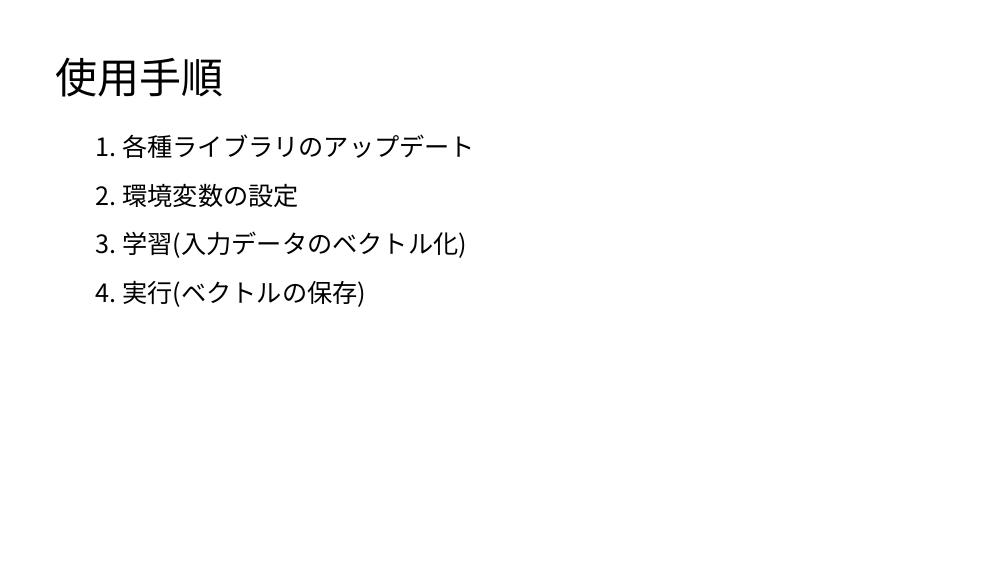
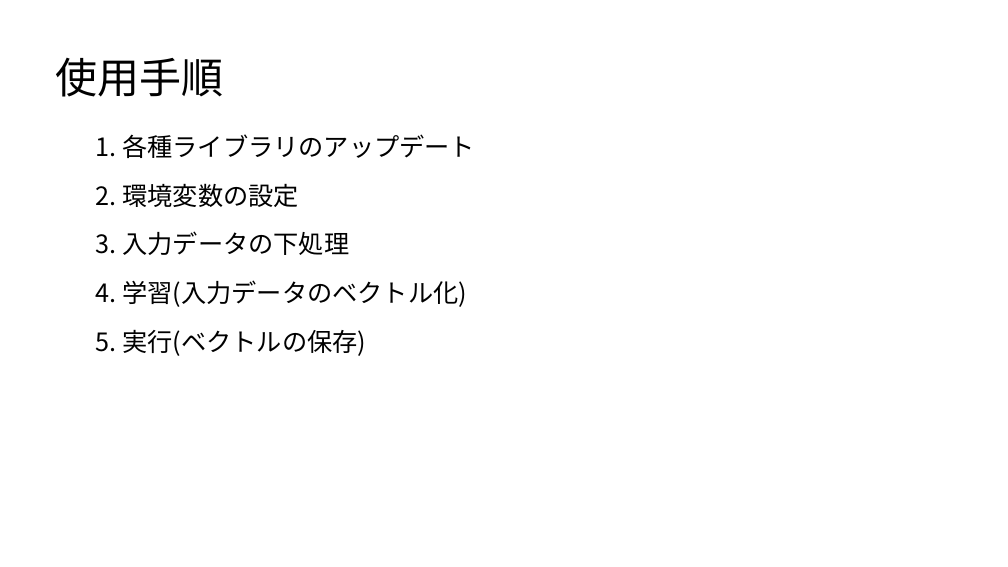
Before and after one commit to satetsu007/NLP_test, a slide deck: slide 2 of doc/Readme.pptx. Drawn at 1008x567 pixels with LibreOffice and Linux fonts; fonts in the diff are those of the drawing. Boxes give left, top, right and bottom in pixels: in the first picture for what was removed or moved away, otherwise in the second. Text is boxed around its words. In the diff, an @@ line names an element or a change of style, - is before the commit and + after.

```diff
--- a/doc/Readme.pptx
+++ b/doc/Readme.pptx
@@ text added at [96,231,349,255], 24 pt, text #000000 @@
+3. 入力データの下処理
@@ text at [96,280,467,307]: text changed @@
-3. 学習(入力データのベクトル化)
+4. 学習(入力データのベクトル化)
@@ text at [96,329,366,356]: text changed @@
-4. 実行(ベクトルの保存)
+5. 実行(ベクトルの保存)
```
Also in this commit, not shown: 3 other slides changed, 1 slide added, 1 other file.
